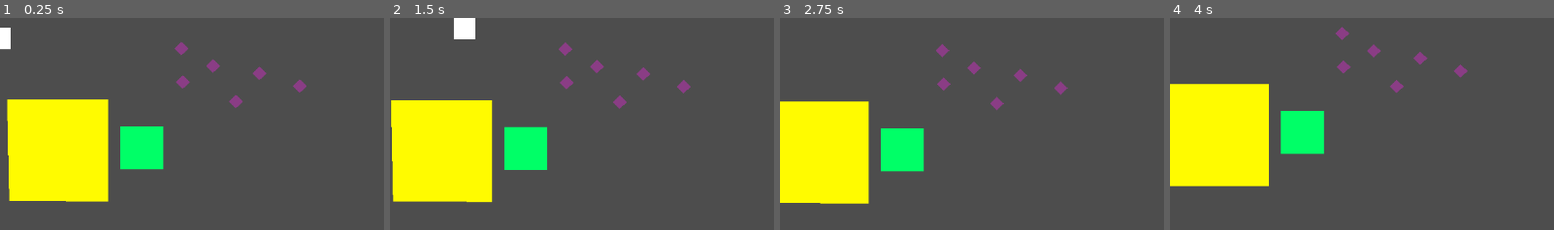
Above: before the commit, frames 1-4 (left to right).
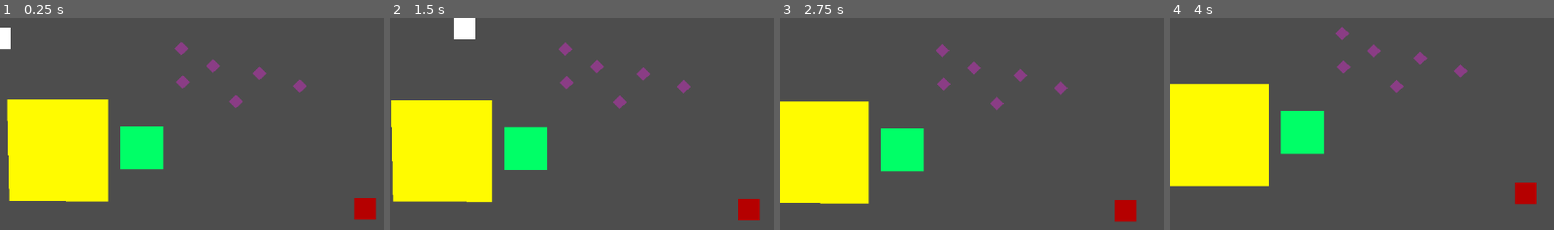
Above: after the commit, the same moments.

Repository: DiegoHommer/Day_In_The_Life_of_a_Slime
Game: Godot game, scene res://main.tscn
Same seed, same stepped clock (60 frames per second), same inputs: the game is played once before the commit and once after it.
Inputs (mouse positions are % of the whole screen's width and height, from its top left):
- Up to frame 1 (0.25 s): no input
- Up to frame 2 (1.5 s): tap Enter (ui_accept) at 0.5, 0.6, 0.77, 1.07, 1.35 s; move the mouse to (72, 44) at 0.52 s; move the mouse to (29, 54) at 1.27 s
- Up to frame 3 (2.75 s): tap Enter (ui_accept) at 1.52, 1.82, 2.1 s; move the mouse to (60, 26) at 2.02 s
- Up to frame 4 (4 s): move the mouse to (45, 69) at 2.77 s; tap Enter (ui_accept) at 2.85, 3.02, 3.32, 3.6, 3.77 s; move the mouse to (80, 64) at 3.52 s
The pictures show only the part of the screen within x 50-100%, y 44-94%; the shares and areas given below are measured in that part.

The runs differ from the first frame. In frame 1, 0.6% of the frame differs, in the area x 92-98%, y 84-95%; in frame 2, 0.6%; in frame 3, 0.6%, in the area x 87-93%, y 85-97%; in frame 4, 0.6%.

Commit message:
Inimigo base
Inimigo adicionado
Interação com inimigo adicionado

Se player toca inimigo:
   * PC perde tamanho
   * PC perde metade dos lixos
   * PC ganha 2 segundos de imunidade (sprite preto)

Se filho toca inimigo:
   * Filho e todos os outros filhos que seguem ele morrem (somem)

Organização das layers do projeto
Layer 1 = World
Layer 2 = Player
Layer 3 = Children
Layer 4 = Enemy
Layer 5 = Collectable

Diff:
--- a/game_manager.gd
+++ b/game_manager.gd
@@ -5,12 +5,27 @@
 
 
 var trash = 0
+var lost_trash = 0
 var filhos_in_school = 0
+
+func game_over():
+	print("morreu :(")
 
 # Função de absorção do lixo
 func add_trash():
 	trash += 1
 	qtd_lixo.text = "lixos: " + str(trash)
+
+# Função de perda do lixo após player tomar hit
+func lose_trash():
+	if (trash > 0):
+		var aux = trash
+		trash = round(trash/2)
+		lost_trash = aux - trash
+		qtd_lixo.text = "lixos: " + str(trash)
+	else:
+		lost_trash = 0
+		game_over()
 
 # Função de atualização do lixo, quando fizer filho, tem que diminuir a qtd de
 # lixo que possui
@@ -20,6 +35,9 @@
 
 func get_trash() -> int:
 	return trash
+
+func get_lost_trash() -> int:
+	return lost_trash
 
 # Função de "colocar" os filhos na escola
 func go_to_school():
--- a/main.tscn
+++ b/main.tscn
@@ -25,6 +25,7 @@
 size_flags_horizontal = 0
 
 [node name="Enemy" parent="." instance=ExtResource("3_14bhi")]
+position = Vector2(545, 255)
 
 [node name="Trees" type="Node" parent="."]
 
--- a/project.godot
+++ b/project.godot
@@ -15,6 +15,14 @@
 config/features=PackedStringArray("4.2", "Mobile")
 config/icon="res://icon.svg"
 
+[layer_names]
+
+2d_physics/layer_1="World"
+2d_physics/layer_2="Player"
+2d_physics/layer_3="Children"
+2d_physics/layer_4="Enemy"
+2d_physics/layer_5="Collectable"
+
 [rendering]
 
 renderer/rendering_method="mobile"
--- a/scenes/Trash.tscn
+++ b/scenes/Trash.tscn
@@ -4,7 +4,9 @@
 
 [sub_resource type="CircleShape2D" id="CircleShape2D_g0165"]
 
-[node name="Area2D" type="Area2D"]
+[node name="Trash" type="Area2D"]
+collision_layer = 16
+collision_mask = 2
 script = ExtResource("1_x6lr5")
 
 [node name="CollisionShape2D" type="CollisionShape2D" parent="."]
--- /dev/null
+++ b/scenes/enemy.gd
@@ -0,0 +1,30 @@
+extends Area2D
+@onready var game_manager = %GameManager
+@onready var pc = %PC
+@onready var immunity_timer = %PC/ImmunityTimer
+@onready var player_sprite = %PC/Polygon2D
+
+
+# Função de ataque contra o player
+func attack():
+	game_manager.lose_trash() # PC perde metade do lixo
+	pc.change_size(false) # PC diminui em tamanho
+	player_sprite.set_color(Color(0,0,0,255)) # PC muda de sprite
+	immunity_timer.start() # PC recebe tempo de imunidade
+
+
+# Função para quando player/filho toca no hitbox do inimigo
+func _on_body_entered(body):
+	# Se o player entra em contato com o inimigo quando sua imunidade está desligada, player é atacado
+	if (body.name == "PC"):
+		if (immunity_timer.is_stopped()):
+			attack()
+
+	# Se o filho entra em contato com o inimigo, filho e todos os irmãos que estão seguindo ele são deletados
+	elif(body.name == "Filho"):
+		for brother in body.parent.get_children():
+			if(brother.name != "PC"):
+				if (brother.get_number() > body.get_number()):
+					body.parent.remove_child(brother)
+					brother.queue_free()
+		body.queue_free()
--- a/scenes/enemy.tscn
+++ b/scenes/enemy.tscn
@@ -1,9 +1,22 @@
-[gd_scene format=3 uid="uid://j6yhilxiw5aj"]
+[gd_scene load_steps=3 format=3 uid="uid://j6yhilxiw5aj"]
 
-[node name="Enemy" type="CharacterBody2D"]
+[ext_resource type="Script" path="res://scenes/enemy.gd" id="1_7wegl"]
 
-[node name="Hitbox" type="CollisionShape2D" parent="."]
+[sub_resource type="RectangleShape2D" id="RectangleShape2D_hv04y"]
+size = Vector2(32, 32)
+
+[node name="Enemy" type="Area2D"]
+collision_layer = 8
+collision_mask = 7
+script = ExtResource("1_7wegl")
 
 [node name="Collision" type="CollisionShape2D" parent="."]
+shape = SubResource("RectangleShape2D_hv04y")
 
 [node name="Sprite2D" type="Sprite2D" parent="."]
+
+[node name="Polygon2D" type="Polygon2D" parent="."]
+color = Color(0.709804, 0, 0, 1)
+polygon = PackedVector2Array(-16, -16, 16, -16, 16, 16, -16, 16)
+
+[connection signal="body_entered" from="." to="." method="_on_body_entered"]
--- a/scenes/escola.gd
+++ b/scenes/escola.gd
@@ -4,9 +4,6 @@
 @onready var qtd_filhos = %QtdFilhos
 @onready var game_manager = %GameManager
 
-
-
-
 func _on_body_entered(body):
 	# Se o player entra em contato com a escola, filhos morrem e add count
 	if (body.name == "PC"):
--- a/scenes/escola.tscn
+++ b/scenes/escola.tscn
@@ -5,7 +5,8 @@
 [sub_resource type="RectangleShape2D" id="RectangleShape2D_8hnxb"]
 size = Vector2(152, 149)
 
-[node name="escola" type="Area2D"]
+[node name="Escola" type="Area2D"]
+collision_mask = 2
 script = ExtResource("1_1aksx")
 
 [node name="CollisionShape2D" type="CollisionShape2D" parent="."]
--- a/scenes/filho.gd
+++ b/scenes/filho.gd
@@ -29,3 +29,8 @@
 		direction = direction.normalized()
 		velocity = speed*direction
 		move_and_slide()
+
+
+
+func get_number() -> int:
+	return numero
--- a/scenes/filho.tscn
+++ b/scenes/filho.tscn
@@ -1,9 +1,20 @@
-[gd_scene load_steps=2 format=3 uid="uid://b8tt2hkrilj5k"]
+[gd_scene load_steps=3 format=3 uid="uid://b8tt2hkrilj5k"]
 
 [ext_resource type="Script" path="res://scenes/filho.gd" id="1_j64pl"]
 
-[node name="Node2D" type="CharacterBody2D"]
+[sub_resource type="RectangleShape2D" id="RectangleShape2D_0px37"]
+size = Vector2(11.3137, 11.3137)
+
+[node name="Filho" type="CharacterBody2D"]
+collision_layer = 4
+safe_margin = 0.1
 script = ExtResource("1_j64pl")
 
 [node name="Polygon2D" type="Polygon2D" parent="."]
 polygon = PackedVector2Array(0, -8, -8, 0, 0, 8, 8, 0)
+
+[node name="Collision" type="CollisionShape2D" parent="."]
+rotation = 0.785398
+scale = Vector2(1, 1)
+shape = SubResource("RectangleShape2D_0px37")
+debug_color = Color(0, 0.6, 0.701961, 0.419608)
--- a/scenes/pc.gd
+++ b/scenes/pc.gd
@@ -24,8 +24,10 @@
 #queremos
 @onready var game_manager = %GameManager
 
+
 func _ready():
 	parent = get_parent()
+
 
 func _physics_process(delta):
 	speed = BASE_SPEED/(escala**SLOW_DOWN) #muda a velocidade pelo tamanho
@@ -35,9 +37,10 @@
 
 	#botei que ele pode fazer um filho a cada 5 lixos comidos, mas dá pra mudar isso
 	#(mudei a condição para estar atrelado aos lixos em si, não a escala)
-	if Input.is_action_just_pressed("ui_accept") and game_manager.get_trash() > LIXO_POR_FILHO:
+	if Input.is_action_just_pressed("ui_accept") and game_manager.get_trash() >= LIXO_POR_FILHO:
 		fazer_filho()
 		game_manager.att_trash(LIXO_POR_FILHO)
+
 
 func _on_timer_timeout():
 	#a cada 0.5 segundo ele muda entre parado e se mexendo (move = false ou move = true), e decide na direção
@@ -49,14 +52,21 @@
 	direction = direction.normalized()
 	velocity = speed * direction
 
-func get_bigger():
+
+# Função agora é generica e recebe o booleano *aumenta* para definir se diminui ou aumenta o tamanho do PC
+func change_size(aumenta):
 	#tive que botar esse round porque o erro de float tava acumulando
 	#então tava tendo situações que comia 15 lixos mas só conseguia fazer 2 filhos
-	escala = round(10*(escala + SIZE_CHANGE))/10
+	if (aumenta):
+		escala = round(10*(escala + SIZE_CHANGE))/10
+	else:
+		escala = round(10*(escala - SIZE_CHANGE*game_manager.get_lost_trash()))/10
+
 	$Collision.scale.x = escala
 	$Collision.scale.y = escala
 	$Polygon2D.scale.x = escala
 	$Polygon2D.scale.y = escala
+
 
 func fazer_filho():
 	var filho = 0
@@ -69,6 +79,7 @@
 
 	#cada filho tem uma variável número pra saber qual filho que ele é
 	filho.numero = filho_count
+	filho.name = "Filho"
 
 	#essa distância é o espaço entre o filho anterior e o filho que ele cria
 	var distancia = 30
@@ -85,21 +96,29 @@
 
 	#diminui quando faz o filho
 	escala -=SIZE_CHANGE*LIXO_POR_FILHO
-	$Collision.scale.x =escala
+	$Collision.scale.x = escala
 	$Collision.scale.y = escala
 	$Polygon2D.scale.x = escala
 	$Polygon2D.scale.y = escala
+
 
 func matar_filhos():
 # Percorre todos os filhos do nó pai (parent)
 	for child in parent.get_children():
 		var teste = child.get_name()
-		print(teste)
 		if child.get_name() != "PC":
 			child.queue_free()
+
 
 func obter_filho_count() -> int:
 	return filho_count
 
+
 func zerar_filho_count():
 	filho_count = 0
+
+
+# Quando imunidade do player acaba, retorna a "sprite" para sua versão original
+@onready var player_sprite = %PC/Polygon2D
+func _on_immunity_timer_timeout():
+	player_sprite.set_color(Color(255,255,255,255))
--- a/scenes/pc.tscn
+++ b/scenes/pc.tscn
@@ -6,20 +6,24 @@
 size = Vector2(32, 32)
 
 [node name="PC" type="CharacterBody2D"]
+collision_layer = 2
 script = ExtResource("1_rbhyv")
-
-[node name="Hitbox" type="CollisionShape2D" parent="."]
 
 [node name="Collision" type="CollisionShape2D" parent="."]
 shape = SubResource("RectangleShape2D_odcxp")
 
 [node name="AnimatedSprite2D" type="AnimatedSprite2D" parent="."]
 
-[node name="Timer" type="Timer" parent="."]
+[node name="DashTimer" type="Timer" parent="."]
 wait_time = 0.5
 autostart = true
+
+[node name="ImmunityTimer" type="Timer" parent="."]
+wait_time = 2.0
+one_shot = true
 
 [node name="Polygon2D" type="Polygon2D" parent="."]
 polygon = PackedVector2Array(-16, -16, 16, -16, 16, 16, -16, 16)
 
-[connection signal="timeout" from="Timer" to="." method="_on_timer_timeout"]
+[connection signal="timeout" from="DashTimer" to="." method="_on_timer_timeout"]
+[connection signal="timeout" from="ImmunityTimer" to="." method="_on_immunity_timer_timeout"]
--- a/scenes/trash.gd
+++ b/scenes/trash.gd
@@ -6,5 +6,5 @@
 	# Se o player entra em contato com o lixo, o lixo é absorvido
 	if (body.name == "PC"):
 		game_manager.add_trash()
+		pc.change_size(true)
 		queue_free()
-		pc.get_bigger()
--- a/scenes/tree.tscn
+++ b/scenes/tree.tscn
@@ -4,6 +4,7 @@
 size = Vector2(64, 64)
 
 [node name="Tree" type="StaticBody2D"]
+collision_mask = 0
 
 [node name="Sprite2D" type="Sprite2D" parent="."]
 
